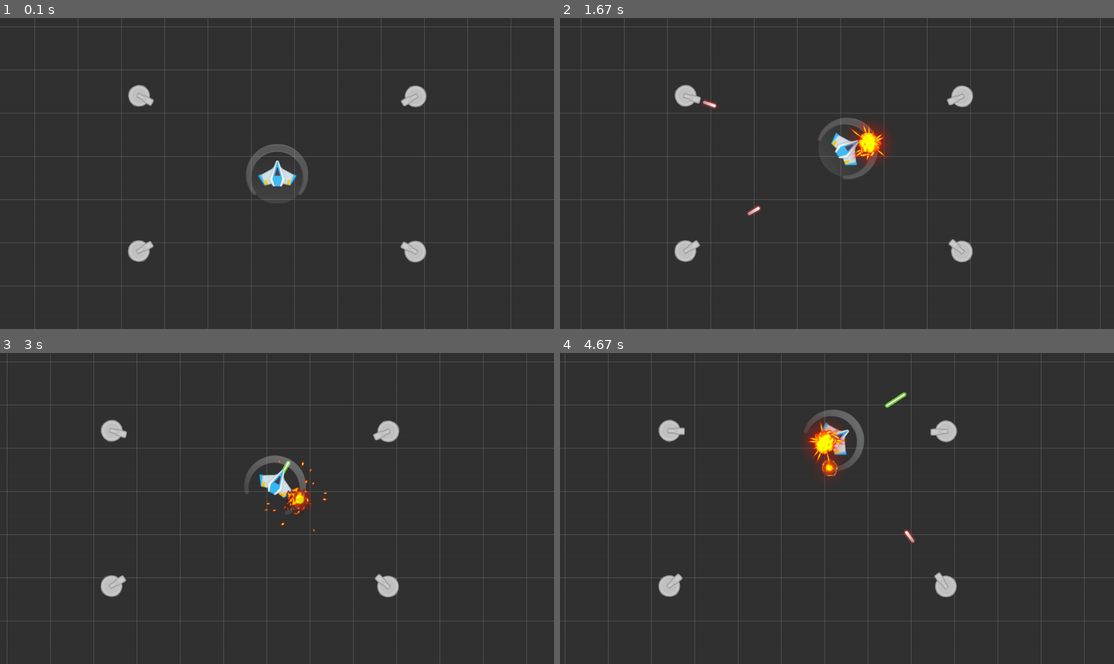
Above: before the commit, frames 1-4 (two rows, left to right).
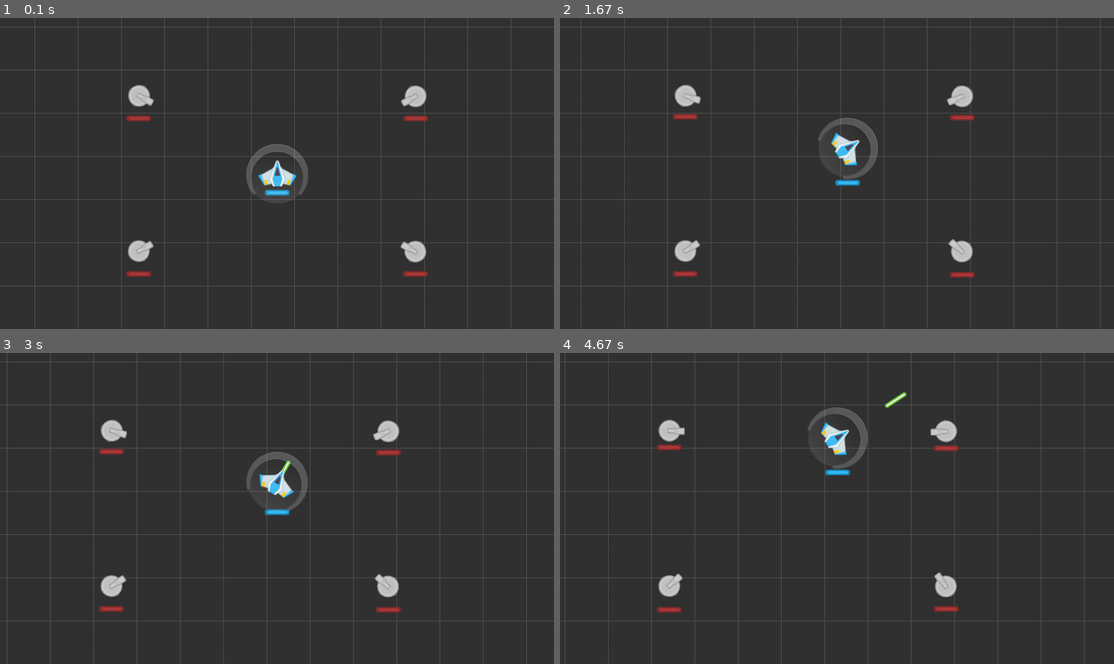
Above: after the commit, the same moments.

Repository: genericprogrammerdude/pygamengn
Game: pygame game, started from main.py
Same seed, same stepped clock (60 frames per second), same inputs: the game is played once before the commit and once after it.
Inputs:
- Up to frame 1 (0.1 s): no input
- Up to frame 2 (1.67 s): tap Space at 0.33 s; hold D 0.67-1.13 s; hold W 1.17-1.47 s; hold D from 1.5 s (still down)
- Up to frame 3 (3 s): release D at 1.97 s; hold A 2-2.53 s; hold S 2.57-2.87 s; hold A from 2.9 s (still down); tap Space at 2.97 s
- Up to frame 4 (4.67 s): tap Space at 3.27, 3.4, 3.8, 4.1, 4.47 s; release A at 3.3 s; hold W 3.33-3.7 s; hold D 3.73-4.37 s; hold S from 4.4 s (still down)

The runs differ from the first frame. In frame 1, 0.4% of the frame differs, in the area x 22-78%, y 31-84%; in frame 2, 1.2%; in frame 3, 1.0%; in frame 4, 1.6%, in the area x 17-72%, y 17-84%.

Commit message:
Implemented solution for layering problem.

Diff:
--- a/Assets/inventory.json
+++ b/Assets/inventory.json
@@ -29,6 +29,19 @@
     },
 
     "game_types": {
+        "LayerManager": {
+            "class_name": "LayerManager",
+            "kwargs": {
+                "layers": [
+                    ["Projectile"],
+                    ["Turret", "EnemyTurretGun", "TurretHealthBar"],
+                    ["Ship", "PlayerHealthBar"],
+                    ["Shield"],
+                    ["AnimatedTexture"],
+                    ["HealthBar"]
+                ]
+            }
+        },
         "PlayerShip": {
             "class_name": "Ship",
             "kwargs": {
--- a/GameEngine/game_object.py
+++ b/GameEngine/game_object.py
@@ -105,6 +105,10 @@
             for attachment in self.attachments:
                 group.add(attachment.game_object)
 
+    def set_layer_id(self, layer_id):
+        """Sets the layer for rendering."""
+        self._layer = layer_id
+
 
 class Attachment():
 
--- a/GameEngine/game_object_factory.py
+++ b/GameEngine/game_object_factory.py
@@ -22,6 +22,7 @@
     surfaces = {}
     game_types = {}
     assets = {}
+    layer_manager = None
 
     __asset_json_objects = []
     __asset_list_json_objects = []
@@ -58,6 +59,9 @@
         # TODO: Implement me!
         del cls.__asset_list_json_objects
 
+        # Initialize layer manager if there is one
+        cls.layer_manager = cls.create("LayerManager")
+
     @classmethod
     def create(cls, name: str, **kwargs) -> GameObjectBase:
         """Creates a GameObject instance."""
@@ -67,7 +71,22 @@
             sys.stderr.write("Game type '{0}' not found.\n".format(name))
             return None
 
+        # Get layer id for the GameObject
+        layer_id = LayerManager.invalid_layer_id
+        if cls.layer_manager != None:
+            layer_id = cls.layer_manager.get_layer_id(name)
+            if layer_id == cls.layer_manager.invalid_layer_id:
+                layer_id = cls.layer_manager.get_layer_id(game_type["class_name"])
+
+        # name not found in known layers
+#         if layer_id == LayerManager.invalid_layer_id:
+#             sys.stderr.write("Game type name '{0}' doesn't have an assigned layer in LayerManager.\n".format(
+#                 name
+#             ))
+
         gob = GameObjectFactory.__create_object(game_type, **kwargs)
+        if layer_id != LayerManager.invalid_layer_id:
+            gob.set_layer_id(layer_id)
 
         # Create attachments
         attachment_specs = game_type.get("attachments")
@@ -122,7 +141,7 @@
             gob = gob_class(**resolved_refs, **kwargs)
             return gob
         except KeyError:
-            sys.stderr.write("GameObjectBase child class '{0}' not found.\n".format(type_spec["class_name"]))
+            sys.stderr.write("GameObjectBase subclass '{0}' not found.\n".format(type_spec["class_name"]))
             return None
 
     @classmethod
@@ -146,3 +165,28 @@
             return wrapped_class
 
         return inner_wrapper
+
+
+@GameObjectFactory.register("LayerManager")
+class LayerManager():
+    """
+    Manages draw layers semi-automatically.
+
+    The order of GameObject subclasses defined in self.layers determines the draw order. Abstract game types
+    declared in the inventory file can also be used in self.layers.
+
+    GameObjectFactory sets the 'layer' constructor argument in every GameObject instance it creates. The value of
+    the parameter comes from the object's class or abstract game type, as defined in LayerManager's 'layers' list.
+    """
+
+    invalid_layer_id = -1
+
+    def __init__(self, layers):
+        self.layers = layers
+
+    def get_layer_id(self, name):
+        """Returns the layer for the given game type name."""
+        for index, layer in enumerate(self.layers):
+            if name in layer:
+                return index
+        return self.invalid_layer_id
--- a/GameEngine/ship.py
+++ b/GameEngine/ship.py
@@ -1,5 +1,6 @@
 from game_object import GameObject
 from game_object_factory import GameObjectFactory
+from health_bar import HealthBar
 from mover import MoverVelocity
 from projectile import Projectile
 
@@ -38,6 +39,5 @@
 
             group = self.groups()[0]
             group.add(projectile)
-            group.move_to_back(projectile)
 
             self.time_since_last_fire = 0
--- a/GameEngine/turret.py
+++ b/GameEngine/turret.py
@@ -46,6 +46,5 @@
 
         group = self.groups()[0]
         group.add(projectile)
-        group.move_to_back(projectile)
 
         self.time_since_last_fire = 0
